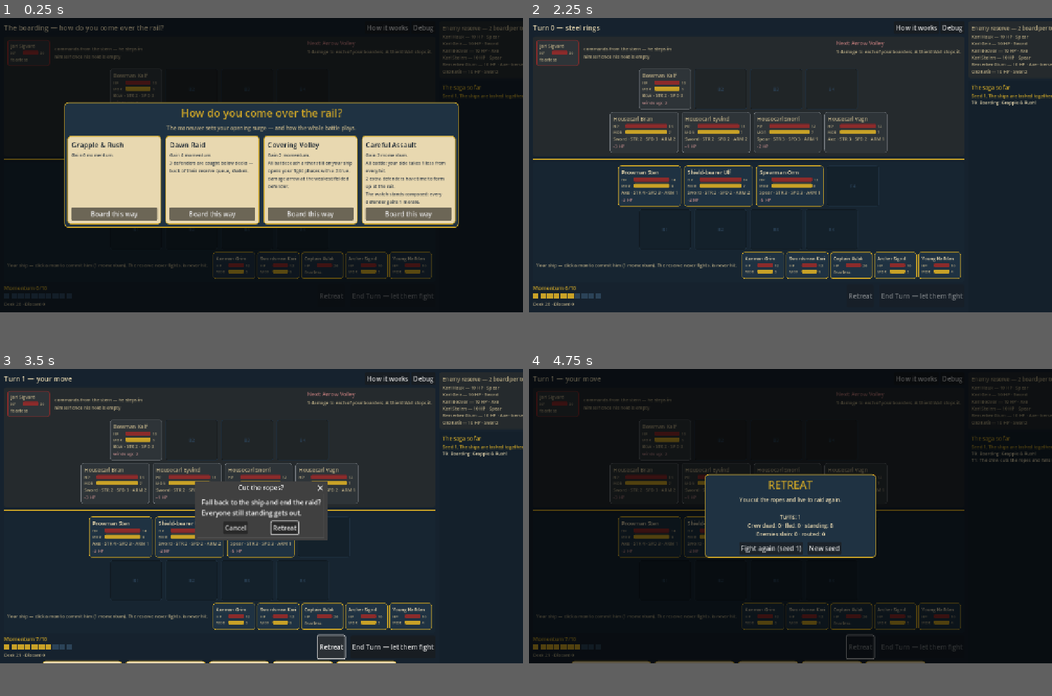
Above: before the commit, frames 1-4 (two rows, left to right).
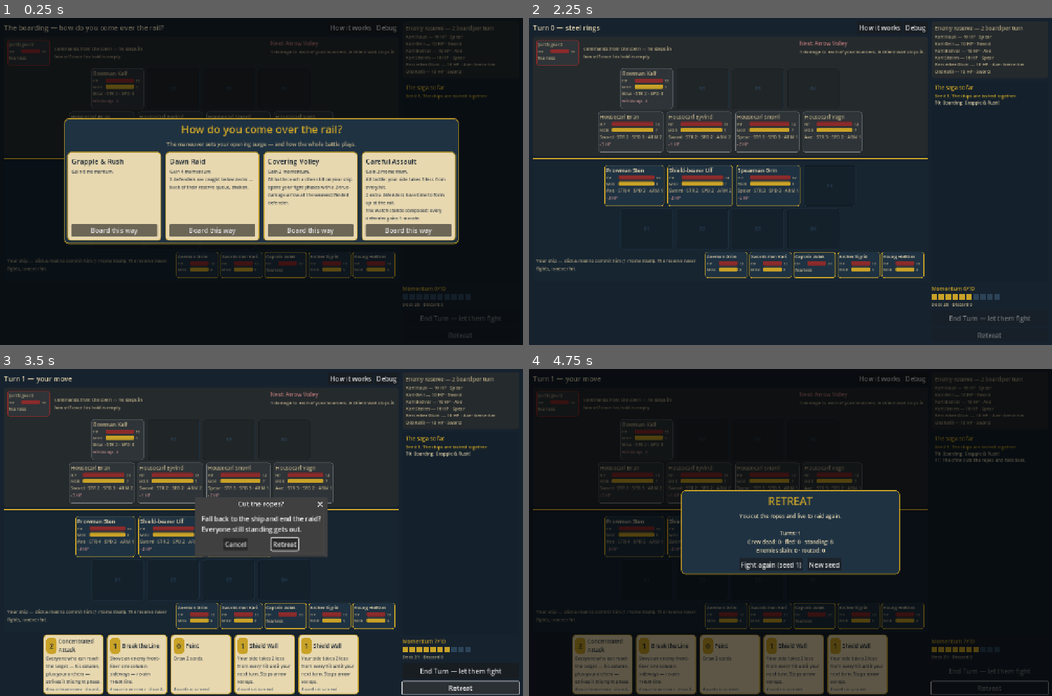
Above: after the commit, the same moments.

Repository: Tonttu84/vikingGame
Game: Godot game, scene res://src/ui/battle_ui.tscn
Same seed, same stepped clock (60 frames per second), same inputs: the game is played once before the commit and once after it.
Inputs:
- Up to frame 1 (0.25 s): no input
- Up to frame 2 (2.25 s): click "How it works" at 0.5 s; click "Debug" at 1.25 s; click "Board this way" at 2 s
- Up to frame 3 (3.5 s): click "Retreat" at 2.75 s
- Up to frame 4 (4.75 s): click "End Turn — let them fight" at 3.5 s; click "Retreat" at 4.25 s
In our replay, the window is 800x450 before the commit and 800x500 after it. These sizes can differ from the game's own. Grey fills any space a smaller window leaves; there, only what the larger window draws over its background counts as a difference.

The runs differ from the first frame. In frame 1, 22% of the frame differs, in the area x 0-100%, y 2-98%; in frame 2, 12%; in frame 3, 23%, in the area x 0-100%, y 2-100%; in frame 4, 22%.

Commit message:
Fit the battle UI inside its canvas so stretch scaling works
The hand of cards was invisible in the web build: the layout's minimum
size had crept to 1370x846 against the 1280x720 design canvas (phase B/C
token lines, the sidebar's unwrapped labels), so the stretch mode scaled
a canvas whose bottom row lay off-canvas — no browser zoom could bring
it back.

The reference canvas becomes 1280x800 and every row now fits inside it,
measured, so canvas_items stretch scales the whole table into any window
(letterboxed on other aspects — verified headless at 1280x720, 1600x1000
and 1000x600):

- the hand owns the full bottom row; momentum and the turn buttons move
  to the foot of the sidebar (five card faces plus both would push the
  sidebar off the canvas edge)
- tokens keep one shared status row (wind-up, MARKED, forecast) and a
  slimmer panel margin, so a fully lit token stays inside its 100px
  formation row instead of growing the zones mid-battle
- width offenders stop dictating layout: the reserve hint wraps, enemy
  reserve chips and card footnotes ellipsize (tooltip keeps the full
  chip text)
- the outcome body wraps (the butcher's bill lists names)
- ui_smoke runs at the new reference resolution

Co-Authored-By: Claude <noreply@anthropic.com>
Claude-Session: https://claude.ai/code/session_01JEyG5wLrf5xPjouWHRLAVf

Diff:
--- a/project.godot
+++ b/project.godot
@@ -14,7 +14,7 @@
 [display]
 
 window/size/viewport_width=1280
-window/size/viewport_height=720
+window/size/viewport_height=800
 window/stretch/mode="canvas_items"
 window/stretch/aspect="keep"
 
--- a/src/ui/battle_ui.gd
+++ b/src/ui/battle_ui.gd
@@ -278,7 +278,12 @@
 			chip += " · berserker"
 		if c.is_shieldman:
 			chip += " · shieldman"
-		_enemy_reserve_list.add_child(UIPalette.label(chip, UIPalette.FONT_SMALL, UIPalette.PARCHMENT_DIM))
+		var chip_label := UIPalette.label(chip, UIPalette.FONT_SMALL, UIPalette.PARCHMENT_DIM)
+		# Ellipsize instead of widening the sidebar past the canvas edge.
+		chip_label.text_overrun_behavior = TextServer.OVERRUN_TRIM_ELLIPSIS
+		chip_label.tooltip_text = chip
+		chip_label.mouse_filter = Control.MOUSE_FILTER_STOP
+		_enemy_reserve_list.add_child(chip_label)
 
 
 func _refresh_enemy_captain(state: BattleState) -> void:
@@ -424,8 +429,7 @@
 	rail.mouse_filter = Control.MOUSE_FILTER_IGNORE
 	table.add_child(rail)
 	table.add_child(_build_player_zone())
-	table.add_child(_build_hud())
-	table.add_child(_build_hand_area())
+	table.add_child(_build_bottom_strip())
 	main.add_child(_build_log_panel())
 
 	_build_dialogs()
@@ -520,8 +524,15 @@
 	var reserve_bar := HBoxContainer.new()
 	reserve_bar.add_theme_constant_override("separation", 12)
 	reserve_bar.mouse_filter = Control.MOUSE_FILTER_PASS
-	reserve_bar.add_child(UIPalette.label("Your ship — click a man to commit him (%d momentum). The reserve never fights, is never hit."
-			% BattleState.RESERVE_COMMIT_COST, UIPalette.FONT_SMALL, UIPalette.PARCHMENT_DIM))
+	var hint := UIPalette.label("Your ship — click a man to commit him (%d momentum). The reserve never fights, is never hit."
+			% BattleState.RESERVE_COMMIT_COST, UIPalette.FONT_SMALL, UIPalette.PARCHMENT_DIM)
+	# Wrapped, not one long line: an unwrapped label here forces the whole
+	# table wider than the reference canvas and shoves the sidebar off it.
+	hint.autowrap_mode = TextServer.AUTOWRAP_WORD_SMART
+	hint.custom_minimum_size.x = 180
+	hint.size_flags_horizontal = Control.SIZE_EXPAND_FILL
+	hint.size_flags_vertical = Control.SIZE_SHRINK_CENTER
+	reserve_bar.add_child(hint)
 	_player_reserve_row = HBoxContainer.new()
 	_player_reserve_row.add_theme_constant_override("separation", 4)
 	_player_reserve_row.mouse_filter = Control.MOUSE_FILTER_PASS
@@ -530,11 +541,58 @@
 	return zone
 
 
-func _build_hud() -> Control:
-	var hud := HBoxContainer.new()
-	hud.add_theme_constant_override("separation", 14)
-	hud.mouse_filter = Control.MOUSE_FILTER_PASS
-
+## The hand owns the whole bottom row of the table: five card faces need
+## the full width, so momentum and the turn buttons live in the sidebar.
+## The vertical budget of the reference canvas is the scarce thing — the
+## stretch mode scales whatever fits it into any window.
+func _build_bottom_strip() -> Control:
+	_hand_row = HBoxContainer.new()
+	_hand_row.alignment = BoxContainer.ALIGNMENT_CENTER
+	_hand_row.add_theme_constant_override("separation", 8)
+	_hand_row.custom_minimum_size.y = 124
+	_hand_row.mouse_filter = Control.MOUSE_FILTER_PASS
+	return _hand_row
+
+
+func _build_log_panel() -> Control:
+	var sidebar := VBoxContainer.new()
+	sidebar.custom_minimum_size.x = 285
+	sidebar.add_theme_constant_override("separation", 6)
+	sidebar.mouse_filter = Control.MOUSE_FILTER_PASS
+
+	var reserve_panel := PanelContainer.new()
+	reserve_panel.add_theme_stylebox_override("panel", UIPalette.panel(UIPalette.IRON_DARK.darkened(0.2)))
+	reserve_panel.mouse_filter = Control.MOUSE_FILTER_PASS
+	var reserve_box := VBoxContainer.new()
+	reserve_box.mouse_filter = Control.MOUSE_FILTER_PASS
+	reserve_box.add_child(UIPalette.label("Enemy reserve — %d board per turn" % BattleState.REINFORCE_RATE,
+			UIPalette.FONT_BODY, UIPalette.PARCHMENT_DIM))
+	_enemy_reserve_list = VBoxContainer.new()
+	_enemy_reserve_list.add_theme_constant_override("separation", 1)
+	_enemy_reserve_list.mouse_filter = Control.MOUSE_FILTER_PASS
+	reserve_box.add_child(_enemy_reserve_list)
+	reserve_panel.add_child(reserve_box)
+	sidebar.add_child(reserve_panel)
+
+	var panel := PanelContainer.new()
+	panel.size_flags_vertical = Control.SIZE_EXPAND_FILL
+	panel.add_theme_stylebox_override("panel", UIPalette.panel(UIPalette.SEA.darkened(0.35)))
+	panel.mouse_filter = Control.MOUSE_FILTER_PASS
+	var box := VBoxContainer.new()
+	box.mouse_filter = Control.MOUSE_FILTER_PASS
+	panel.add_child(box)
+	box.add_child(UIPalette.label("The saga so far", UIPalette.FONT_BODY, UIPalette.GOLD))
+	_log_text = RichTextLabel.new()
+	_log_text.bbcode_enabled = true
+	_log_text.scroll_following = true
+	_log_text.size_flags_vertical = Control.SIZE_EXPAND_FILL
+	_log_text.add_theme_font_size_override("normal_font_size", UIPalette.FONT_SMALL)
+	box.add_child(_log_text)
+	sidebar.add_child(panel)
+
+	# Momentum and the turn buttons live at the foot of the sidebar: a full
+	# hand of five cards owns the entire bottom strip, so neither can sit
+	# beside it without pushing this very sidebar off the canvas.
 	var momentum_box := VBoxContainer.new()
 	momentum_box.mouse_filter = Control.MOUSE_FILTER_PASS
 	_momentum_label = UIPalette.label("Momentum 0/10", UIPalette.FONT_BODY, UIPalette.GOLD)
@@ -551,69 +609,17 @@
 	momentum_box.add_child(_momentum_pips)
 	_piles_label = UIPalette.label("", UIPalette.FONT_SMALL, UIPalette.PARCHMENT_DIM)
 	momentum_box.add_child(_piles_label)
-	hud.add_child(momentum_box)
-
-	var spacer := Control.new()
-	spacer.size_flags_horizontal = Control.SIZE_EXPAND_FILL
-	spacer.mouse_filter = Control.MOUSE_FILTER_PASS
-	hud.add_child(spacer)
-
+	sidebar.add_child(momentum_box)
+
+	_end_turn_button = Button.new()
+	_end_turn_button.text = "End Turn — let them fight"
+	_end_turn_button.custom_minimum_size = Vector2(0, 40)
+	_end_turn_button.pressed.connect(func() -> void: submit({"op": "end"}))
+	sidebar.add_child(_end_turn_button)
 	_retreat_button = Button.new()
 	_retreat_button.text = "Retreat"
 	_retreat_button.pressed.connect(func() -> void: _retreat_dialog.popup_centered())
-	hud.add_child(_retreat_button)
-	_end_turn_button = Button.new()
-	_end_turn_button.text = "End Turn — let them fight"
-	_end_turn_button.custom_minimum_size = Vector2(200, 40)
-	_end_turn_button.pressed.connect(func() -> void: submit({"op": "end"}))
-	hud.add_child(_end_turn_button)
-	return hud
-
-
-func _build_hand_area() -> Control:
-	_hand_row = HBoxContainer.new()
-	_hand_row.alignment = BoxContainer.ALIGNMENT_CENTER
-	_hand_row.add_theme_constant_override("separation", 8)
-	_hand_row.custom_minimum_size.y = 124
-	_hand_row.mouse_filter = Control.MOUSE_FILTER_PASS
-	return _hand_row
-
-
-func _build_log_panel() -> Control:
-	var sidebar := VBoxContainer.new()
-	sidebar.custom_minimum_size.x = 285
-	sidebar.add_theme_constant_override("separation", 6)
-	sidebar.mouse_filter = Control.MOUSE_FILTER_PASS
-
-	var reserve_panel := PanelContainer.new()
-	reserve_panel.add_theme_stylebox_override("panel", UIPalette.panel(UIPalette.IRON_DARK.darkened(0.2)))
-	reserve_panel.mouse_filter = Control.MOUSE_FILTER_PASS
-	var reserve_box := VBoxContainer.new()
-	reserve_box.mouse_filter = Control.MOUSE_FILTER_PASS
-	reserve_box.add_child(UIPalette.label("Enemy reserve — %d board per turn" % BattleState.REINFORCE_RATE,
-			UIPalette.FONT_BODY, UIPalette.PARCHMENT_DIM))
-	_enemy_reserve_list = VBoxContainer.new()
-	_enemy_reserve_list.add_theme_constant_override("separation", 1)
-	_enemy_reserve_list.mouse_filter = Control.MOUSE_FILTER_PASS
-	reserve_box.add_child(_enemy_reserve_list)
-	reserve_panel.add_child(reserve_box)
-	sidebar.add_child(reserve_panel)
-
-	var panel := PanelContainer.new()
-	panel.size_flags_vertical = Control.SIZE_EXPAND_FILL
-	panel.add_theme_stylebox_override("panel", UIPalette.panel(UIPalette.SEA.darkened(0.35)))
-	panel.mouse_filter = Control.MOUSE_FILTER_PASS
-	var box := VBoxContainer.new()
-	box.mouse_filter = Control.MOUSE_FILTER_PASS
-	panel.add_child(box)
-	box.add_child(UIPalette.label("The saga so far", UIPalette.FONT_BODY, UIPalette.GOLD))
-	_log_text = RichTextLabel.new()
-	_log_text.bbcode_enabled = true
-	_log_text.scroll_following = true
-	_log_text.size_flags_vertical = Control.SIZE_EXPAND_FILL
-	_log_text.add_theme_font_size_override("normal_font_size", UIPalette.FONT_SMALL)
-	box.add_child(_log_text)
-	sidebar.add_child(panel)
+	sidebar.add_child(_retreat_button)
 	return sidebar
 
 
@@ -659,6 +665,9 @@
 	box.add_child(_outcome_title)
 	_outcome_body = UIPalette.label("", UIPalette.FONT_BODY, UIPalette.PARCHMENT)
 	_outcome_body.horizontal_alignment = HORIZONTAL_ALIGNMENT_CENTER
+	# The butcher's bill lists names; wrap rather than outgrow the canvas.
+	_outcome_body.autowrap_mode = TextServer.AUTOWRAP_WORD_SMART
+	_outcome_body.custom_minimum_size.x = 520
 	box.add_child(_outcome_body)
 	var buttons := HBoxContainer.new()
 	buttons.alignment = BoxContainer.ALIGNMENT_CENTER
--- a/src/ui/card_view.gd
+++ b/src/ui/card_view.gd
@@ -60,6 +60,8 @@
 	elif card.target_type == CardData.TargetType.ALLY:
 		foot_text = "drag onto an ally · " + foot_text
 	var foot := UIPalette.label(foot_text, 9, UIPalette.SEA_LIGHT)
+	# The footnote must never set the card's width — ellipsize past the edge.
+	foot.text_overrun_behavior = TextServer.OVERRUN_TRIM_ELLIPSIS
 	foot.mouse_filter = Control.MOUSE_FILTER_IGNORE
 	box.add_child(foot)
 
--- a/src/ui/character_token.gd
+++ b/src/ui/character_token.gd
@@ -34,7 +34,11 @@
 	if character.is_captain:
 		trim = UIPalette.GOLD if is_player else UIPalette.BLOOD
 	var bg := UIPalette.SEA if is_player else UIPalette.IRON_DARK
-	add_theme_stylebox_override("panel", UIPalette.panel(bg, trim, 2 if character.is_captain else 1))
+	var style := UIPalette.panel(bg, trim, 2 if character.is_captain else 1)
+	# Tokens are the layout's unit cell: a slim margin keeps a fully lit
+	# token (stats + telegraph + forecast) inside its 100px formation row.
+	style.set_content_margin_all(4)
+	add_theme_stylebox_override("panel", style)
 
 	var box := VBoxContainer.new()
 	box.add_theme_constant_override("separation", 2)
@@ -62,35 +66,41 @@
 		if character.bonus_attacks > 0:
 			box.add_child(UIPalette.label("+%d attack" % character.bonus_attacks,
 					UIPalette.FONT_SMALL, UIPalette.PARCHMENT_DIM))
-	# The telegraph layer: wind-up counters on their rhythm roles, the
-	# archer's mark on the man his arrows are bound to.
+	# One status row for everything that lights up mid-battle — the telegraph
+	# layer (wind-up counter, the archer's mark) and the incoming-damage
+	# forecast. A single shared line, not a stack: a token must never outgrow
+	# its formation row, or the rows below get pushed off the canvas.
+	var status_row := HBoxContainer.new()
+	status_row.add_theme_constant_override("separation", 6)
+	status_row.mouse_filter = Control.MOUSE_FILTER_IGNORE
 	if character.windup >= 0:
 		var windup_text: String
 		if character.windup > 0:
 			windup_text = "winds up: %d" % character.windup
 		else:
 			windup_text = "HEAVY BLOW NEXT" if character.is_berserker else "ARROWS AIMED"
-		box.add_child(UIPalette.label(windup_text, UIPalette.FONT_SMALL,
+		status_row.add_child(UIPalette.label(windup_text, UIPalette.FONT_SMALL,
 				UIPalette.BLOOD.lightened(0.45)))
 	if marked:
-		box.add_child(UIPalette.label("MARKED", UIPalette.FONT_SMALL,
+		status_row.add_child(UIPalette.label("MARKED", UIPalette.FONT_SMALL,
 				UIPalette.BLOOD.lightened(0.45)))
-	_add_forecast_badge(box)
+	_add_forecast_badge(status_row)
+	if status_row.get_child_count() > 0:
+		box.add_child(status_row)
+	else:
+		status_row.free()
 	tooltip_text = _tooltip()
 
 
 ## The bill for standing here: incoming damage next fight phases, so the
 ## player reads threat off the board instead of adding it up per enemy.
-func _add_forecast_badge(box: VBoxContainer) -> void:
+func _add_forecast_badge(row: HBoxContainer) -> void:
 	var incoming_hp: int = forecast.get("hp", 0)
 	var incoming_morale: int = forecast.get("morale", 0)
 	set_meta("forecast_hp", incoming_hp)
 	set_meta("forecast_morale", incoming_morale)
 	if incoming_hp <= 0 and incoming_morale <= 0:
 		return
-	var row := HBoxContainer.new()
-	row.add_theme_constant_override("separation", 6)
-	row.mouse_filter = Control.MOUSE_FILTER_IGNORE
 	if incoming_hp > 0:
 		var hp_label := UIPalette.label("-%d HP" % incoming_hp, UIPalette.FONT_SMALL,
 				UIPalette.BLOOD.lightened(0.45))
@@ -105,7 +115,6 @@
 				UIPalette.GOLD)
 		morale_label.mouse_filter = Control.MOUSE_FILTER_IGNORE
 		row.add_child(morale_label)
-	box.add_child(row)
 
 
 func _bar(value: int, max_value: int, color: Color, tag: String) -> Control:
Not shown, changed: scripts/ui_smoke.sh
